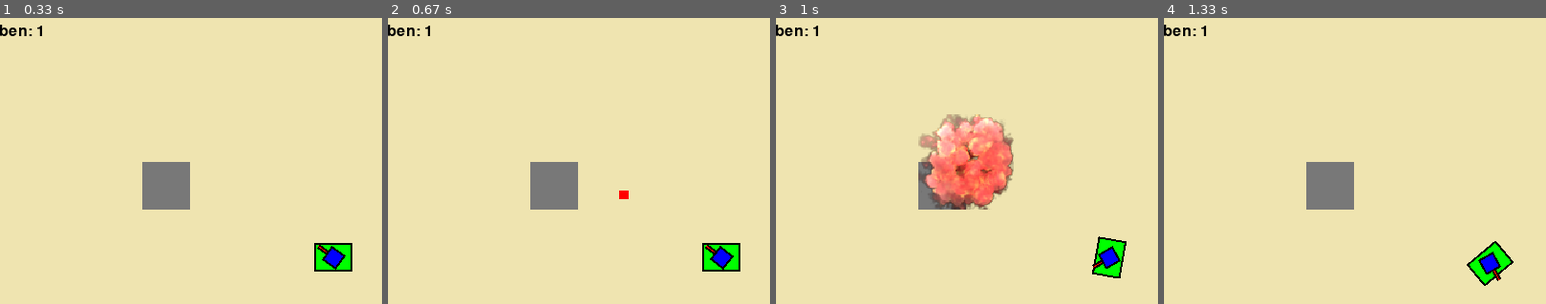
Above: before the commit, frames 1-4 (left to right).
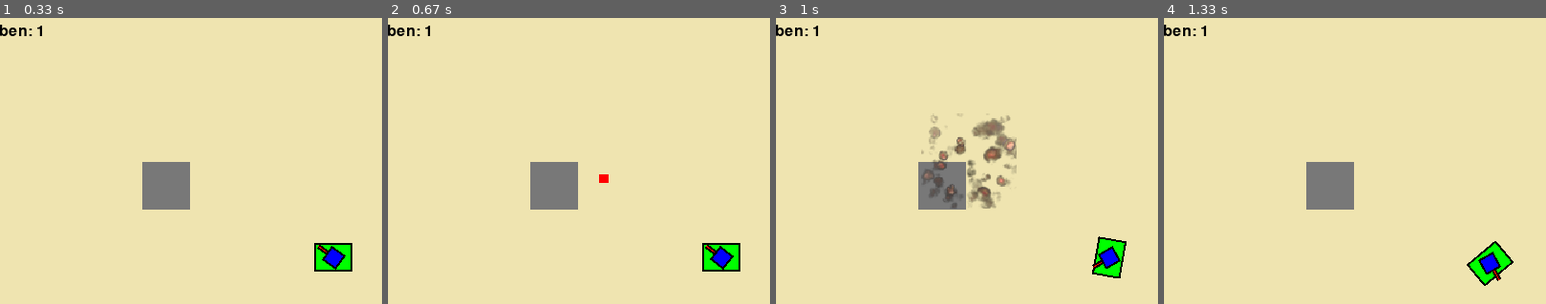
Above: after the commit, the same moments.

Repository: Keksfabrik-glitch/Panzerkiste
Game: pygame game, started from panzer.py
The game is run twice, just before and just after one commit, with the same random seed, the same clock (stepped at 60 frames per second) and the same inputs.
Inputs (mouse positions are % of the whole screen's width and height, from its top left):
- Up to frame 1 (0.33 s): no input
- Up to frame 2 (0.67 s): click "Kugeln: 5" at 0.38 s
- Up to frame 3 (1 s): hold D from 0.67 s (still down); move the mouse to (19, 74) at 0.7 s
- Up to frame 4 (1.33 s): release D at 1.13 s; hold W from 1.17 s (still down); move the mouse to (58, 71) at 1.2 s
The pictures show only the part of the screen within x 6-56%, y 8-58%; the shares and areas given below are measured in that part.

Frame 1 is identical in both runs. In frame 2, 0.1% of the frame differs, in the area x 55-63%, y 54-64%; in frame 3, 6.6%, in the area x 37-63%, y 33-67%; in frame 4, nothing differs.

Commit message:
Plyer ist nun pygame.sprite

Diff:
--- a/panzer.py
+++ b/panzer.py
@@ -21,35 +21,85 @@
 wände = pygame.sprite.Group()
 explosions_gruppe = pygame.sprite.Group()
 kugel_gruppe = pygame.sprite.Group()
-
-class Player:
+spieler_gruppe = pygame.sprite.Group()
+
+class Player(pygame.sprite.Sprite):
     def __init__(self, position):
-        self.level = 1
+        super().__init__()
         self.position = pygame.Vector2(position)
+        self.richtung = 90
+        self.turmWinkel = 0
+        self.leben = 1
         self.geschwindigkeit = 10
+        self.drehgeschwindigkeit = 5
+        self.schuss_cooldown = 250
         self.kugeln = 5
-        self.kugel_art = 1  # 2 = Feuer
         self.nachladezeit = 3
         self.letzterSchuss = 0
-        self.schuss_cooldown = 250  # in Millisekunden
         self.letzterEinzelschuss = 0
-        self.mieneZeit = 7 #Bis zur explosion
-        self.mienenAnzahl = -1  # -1 = unendlich viele
-        self.letzte_mine_zeit = -2*1000 #5 Cooldown. 3 Sekunden nach Spawn erste Miene
-        self.mine_cooldown = 5    # zwischen neuen Mienen
+        self.mieneZeit = 7
+        self.mienenAnzahl = -1
+        self.letzte_mine_zeit = -2000
+        self.mine_cooldown = 5
         self.explosionsRadius = 40
-        self.drehgeschwindigkeit = 5
-        self.turmDrehgeschw = 8
         self.abpraller = 2
         self.abprallChance = 0.75
-        self.richtung = 90  #
-        self.turmWinkel = 0
-        self.leben = 1
         self.mienenPos = []
-        self.winkel = 0
-        self.turmWinkel = 0
-    def Drehen(self,Um):
-
+
+        #  Grafik:
+        #  Unten
+        self.body_surface = pygame.Surface((panzer_größe * 0.75, panzer_größe), pygame.SRCALPHA)
+        self.body_surface.fill(GRÜN)
+        pygame.draw.rect(self.body_surface, SCHWARZ, (0, 0, panzer_größe * 0.75, panzer_größe), 2)
+        # Turm
+        self.turm = pygame.Surface((panzer_größe // 2.15, panzer_größe // 2.15), pygame.SRCALPHA)
+        self.turm.fill(BLAU)
+        pygame.draw.rect(self.turm, SCHWARZ, (0, 0, panzer_größe // 2.15, panzer_größe // 2.15), 2)
+        #Kanone
+        self.kanone = pygame.Surface((panzer_größe, panzer_größe // 8), pygame.SRCALPHA)
+        pygame.draw.rect(self.kanone, ROT, (panzer_größe // 2+1, 0, panzer_größe // 1.5, panzer_größe // 8))
+        pygame.draw.rect(self.kanone, SCHWARZ, (panzer_größe // 2+1, 0, panzer_größe // 1.5, panzer_größe // 8), 2)
+
+        # Platzhalter (wird bei update() gesetzt)
+        self.image = pygame.Surface((1, 1), pygame.SRCALPHA)
+        self.rect = self.image.get_rect(center=self.position)
+
+        self.mask = pygame.mask.from_surface(self.image)
+
+    def update(self):
+        # --- Körper drehen ---
+        gedreht_body = pygame.transform.rotate(self.body_surface, -self.richtung)
+        body_rect = gedreht_body.get_rect(center=(self.position.x, self.position.y))
+
+        # --- Turm drehen ---
+        gedreht_turm = pygame.transform.rotate(self.turm, -self.turmWinkel)
+        turm_rect = gedreht_turm.get_rect(center=self.position)
+
+        # --- Kanone drehen ---
+        gedrehte_kanone = pygame.transform.rotate(self.kanone, -self.turmWinkel)
+        kanone_rect = gedrehte_kanone.get_rect(center=self.position)
+
+        # --- Neues Image mit allem zusammen ---
+        # Fläche groß genug für alles
+        w = max(body_rect.width, turm_rect.width, kanone_rect.width)
+        h = max(body_rect.height, turm_rect.height, kanone_rect.height)
+        full_image = pygame.Surface((w, h), pygame.SRCALPHA)
+
+        # Zentriert zeichnen
+        offset_body = (w//2 - body_rect.width//2, h//2 - body_rect.height//2)
+        offset_turm = (w//2 - turm_rect.width//2, h//2 - turm_rect.height//2)
+        offset_kanone = (w//2 - kanone_rect.width//2, h//2 - kanone_rect.height//2)
+
+        full_image.blit(gedreht_body, offset_body)
+        full_image.blit(gedrehte_kanone, offset_kanone)
+        full_image.blit(gedreht_turm, offset_turm)
+
+        self.image = full_image
+        self.rect = self.image.get_rect(center=self.position)
+        self.mask = pygame.mask.from_surface(self.image)
+
+    # --- Bewegungsmethoden ---
+    def Drehen(self, Um):
         self.richtung += Um
         self.richtung %= 360
 
@@ -61,12 +111,6 @@
         if not any(spieler_rect.colliderect(w.rect) for w in wände):
             self.position = neue_pos
 
-    def goD(self):
-        self.Drehen(self.drehgeschwindigkeit)
-
-    def goA(self):
-        self.Drehen(-self.drehgeschwindigkeit)
-
     def goS(self):
         rad = math.radians(self.richtung)
         bewegung = pygame.Vector2(math.sin(rad), -math.cos(rad)) * self.geschwindigkeit / 10
@@ -75,9 +119,15 @@
         if not any(spieler_rect.colliderect(w.rect) for w in wände):
             self.position = neue_pos
 
+    def goA(self):
+        self.Drehen(-self.drehgeschwindigkeit)
+
+    def goD(self):
+        self.Drehen(self.drehgeschwindigkeit)
+
     def Miene(self):
         jetzt = pygame.time.get_ticks()
-        if jetzt - self.letzte_mine_zeit >= self.mine_cooldown*1000:
+        if jetzt - self.letzte_mine_zeit >= self.mine_cooldown * 1000:
             if self.mienenAnzahl >= 1 or self.mienenAnzahl == -1:
                 if self.mienenAnzahl != -1:
                     self.mienenAnzahl -= 1
@@ -85,19 +135,26 @@
                     pos = self.position.copy()
                     self.mienenPos.append({'pos': pos, 'gelegt': jetzt})
                     self.letzte_mine_zeit = jetzt
-    def Schuss(self):
-         if self.kugeln > 0 and jetzt - self.letzterEinzelschuss >= self.schuss_cooldown:
+
+    def Schuss(self, maus_pos, jetzt):
+        if self.kugeln > 0 and jetzt - self.letzterEinzelschuss >= self.schuss_cooldown:
             richtung = pygame.Vector2(maus_pos) - self.position
             if richtung.length() != 0:
-                neue_kugel = Kugel(self.position, richtung,abpraller=player.abpraller,abprallChance=player.abprallChance)
+                richtung = richtung.normalize()
+                # Abstand von Panzerzentrum plus Kugelgröße (halbe Breite), damit Kugel komplett außerhalb startet
+                panzer_radius = panzer_größe * 0.5  # ca. halbe Panzergröße (Radius)
+                kugel_radius = 10 / 2  # Kugelgröße ist 10x4, also halbe Breite=5
+                abstand = panzer_radius + kugel_radius + 2  # 2 Pixel extra als Puffer
+
+                start_pos = self.position + richtung * abstand
+
+                neue_kugel = Kugel(start_pos, richtung,
+                                   abpraller=self.abpraller, abprallChance=self.abprallChance)
                 kugel_gruppe.add(neue_kugel)
                 self.kugeln -= 1
                 self.letzterEinzelschuss = jetzt
-                # Wenn letzte Kugel verschossen wurde, starte Nachladezeit
                 if self.kugeln == 0:
                     self.letzterSchuss = jetzt
-
-
 
 class Explosion(pygame.sprite.Sprite):
     def __init__(self, x, y):
@@ -137,13 +194,17 @@
         self.winkel = -richtung.angle_to(pygame.Vector2(1, 0))
         self.image = pygame.transform.rotate(self.original_image, self.winkel)
 
+        # Zeit, bis die Kugel freundliche Kollisionen ignoriert (in ms)
+        self.freund_ignorieren_bis = pygame.time.get_ticks() + 150  # 150 ms ignorieren
+
     def update(self):
         bewegung = self.richtung * self.geschwindigkeit
         neue_rect = self.rect.move(bewegung)
 
+        # Kollision mit Wänden prüfen
         getroffeneWand = pygame.sprite.spritecollideany(self, wände)
         if getroffeneWand:
-            if getroffeneWand.zersörbarkeit:
+            if getroffeneWand.zerstörbarkeit:
                 explosions_gruppe.add(Explosion(self.rect.centerx, self.rect.centery))
                 getroffeneWand.schaden()
                 self.kill()
@@ -161,48 +222,50 @@
                 else:
                     self.kill()
                     explosions_gruppe.add(Explosion(self.rect.centerx, self.rect.centery))
-        else:
-            self.rect = neue_rect
+            return  # Wurde Wand getroffen, nicht weiter bewegen
+
+        # Kollision mit Spieler prüfen — aber nur wenn Zeit abgelaufen ist
+        jetzt = pygame.time.get_ticks()
+        if jetzt >= self.freund_ignorieren_bis:
+            if pygame.sprite.collide_mask(self, player):
+                player.leben -= 1
+                self.kill()
+                explosions_gruppe.add(Explosion(self.rect.centerx, self.rect.centery))
+                return
+
+        # Bewegung ausführen
+        self.rect = neue_rect
 
 
 
 class Wall(pygame.sprite.Sprite):
-    def __init__(self, x, y, breite, höhe, zersörbarkeit=False, leben=1):
+    def __init__(self, x, y, breite, höhe, zerstörbarkeit=False, leben=1):
         super().__init__()
         self.image = pygame.Surface((breite, höhe))
-        self.image.fill((120, 120, 120) if zersörbarkeit else SCHWARZ)
+        self.zerstörbarkeit = zerstörbarkeit
+        if self.zerstörbarkeit:
+            self.image.fill((120, 120, 120))
+        else:
+            self.image.fill(SCHWARZ)
         self.rect = self.image.get_rect(topleft=(x, y))
-        self.zersörbarkeit = zersörbarkeit
         self.leben = leben
         self.mask = pygame.mask.from_surface(self.image)
 
     def schaden(self):
-        if self.zersörbarkeit:
+        if self.zerstörbarkeit:
             self.leben -= 1
             if self.leben <= 0:
                 explosions_gruppe.add(Explosion(self.rect.centerx, self.rect.centery))
                 self.kill()
 
 player = Player((400, 300))
-# Definiere den Turm
-turm = pygame.Surface((panzer_größe // 2.15, panzer_größe // 2.15), pygame.SRCALPHA)
-turm.fill(BLAU)
-pygame.draw.rect(turm, SCHWARZ, (0, 0, panzer_größe // 2.15, panzer_größe // 2.15), 2)
-# Definiere Kanone
-kanone = pygame.Surface((panzer_größe, panzer_größe // 8), pygame.SRCALPHA)
-kanone.fill(TRANSPARENT)
-pygame.draw.rect(kanone, ROT, (panzer_größe // 2, 0, panzer_größe // 1.5, panzer_größe // 8))  # Hauptteil
-pygame.draw.rect(kanone, SCHWARZ, (panzer_größe // 2, 0, panzer_größe // 1.5, panzer_größe // 8), 2)
-# Definiere den Unteren
-panzer_surface = pygame.Surface((panzer_größe * 0.75, panzer_größe), pygame.SRCALPHA)
-panzer_surface.fill(GRÜN)
-pygame.draw.rect(panzer_surface, SCHWARZ, (0, 0,panzer_größe * 0.75, panzer_größe), 2)
+spieler_gruppe.add(player)
 #Wände
 wände.add(Wall(0, 0, WIDTH, 2))               # Oben
 wände.add(Wall(0, HEIGHT - 2, WIDTH, 2))      # Unten
 wände.add(Wall(0, 0, 2, HEIGHT))              # Links
 wände.add(Wall(WIDTH - 2, 0, 2, HEIGHT))      # Rechts
-wände.add(Wall(200, 200, 50, 50, zersörbarkeit=True, leben=2))  # zerstörbar
+wände.add(Wall(200, 200, 50, 50, zerstörbarkeit=True, leben=2))  # zerstörbar
 
 
 # Haupt-Game Loop
@@ -238,7 +301,7 @@
     ##PLAYER: KUGELN
     # Wenn linke Maustaste gedrückt ist und Spieler Kugeln hat
     if pygame.mouse.get_pressed()[0]:
-       player.Schuss()
+        player.Schuss(maus_pos, jetzt)
     # Nachladen nach Pause
     if player.kugeln == 0 and jetzt - player.letzterSchuss >= player.nachladezeit * 1000:
         player.kugeln = 5
@@ -260,11 +323,11 @@
             # Kollisionen
             getroffeneWand = pygame.sprite.spritecollideany(explosions_sprite, wände, collided=pygame.sprite.collide_mask)
             if getroffeneWand:
-                if getroffeneWand.zersörbarkeit:
+                if getroffeneWand.zerstörbarkeit:
                     getroffeneWand.schaden()
 
-            offset = (gedreht_rect.left - explosions_sprite.rect.left,gedreht_rect.top - explosions_sprite.rect.top)
-            if explosions_sprite.mask.overlap(panzer_mask, offset):
+            offset = (player.rect.left - explosions_sprite.rect.left,player.rect.top - explosions_sprite.rect.top)
+            if explosions_sprite.mask.overlap(player.mask, offset):
                 player.leben -= 1
             if player.leben <= 0:
                 print("Ende")
@@ -280,32 +343,18 @@
 
             pygame.draw.circle(screen, farbe, (int(m['pos'].x), int(m['pos'].y)), 8)
     ## PLAYER: ZEICHNEN
-    #Drehe das untere [Panzerkörper]
-    gedreht = pygame.transform.rotate(panzer_surface, -player.richtung)
-    gedreht_rect = gedreht.get_rect(center=player.position)
-    panzer_mask = pygame.mask.from_surface(gedreht)
-    #Drehe den Turm
-    rotiert = pygame.transform.rotate(turm, -winkel)
-    neu_rect = rotiert.get_rect(center=player.position)
-    # Drehe die Kanone
-    gedrehte_kanone = pygame.transform.rotate(kanone, -winkel)
-    kanone_rect = gedrehte_kanone.get_rect(center=player.position)
-    # Zeichne den Unterteil
-    screen.blit(gedreht, gedreht_rect.topleft)
+    spieler_gruppe.update()
     #KUGELN : ZEICHEN
     kugel_gruppe.update()
     kugel_gruppe.draw(screen)
     #PLAYER: ZEICHNEN
-    #Zeichne die Kanone
-    screen.blit(gedrehte_kanone, kanone_rect.topleft)
-    #Zeichne den Turm
-    screen.blit(rotiert, neu_rect.topleft)
-
+    spieler_gruppe.draw(screen)
     ## WÄNDE: ZEICHENN
     wände.draw(screen)
     #Explosionen: Zeichnen
     explosions_gruppe.update()
     explosions_gruppe.draw(screen)
+
     #TEXT: ZEICHNEN
     font = pygame.font.SysFont(None, 24)
     text1 = font.render("Kugeln: {}".format(player.kugeln), True, SCHWARZ)
